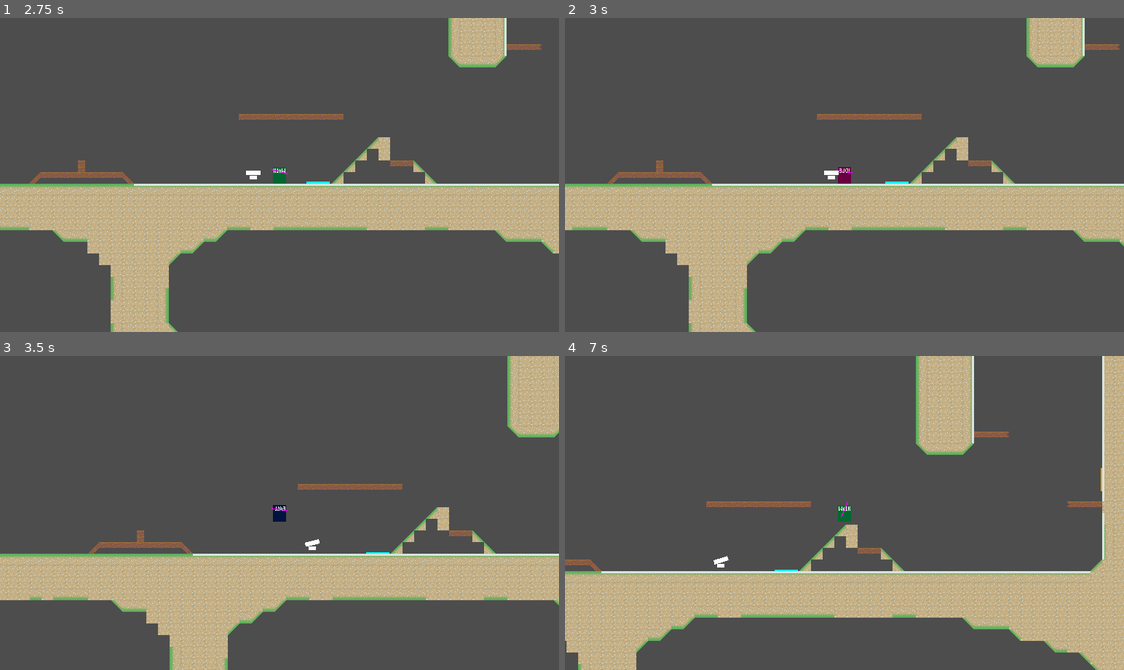
Above: before the commit, frames 1-4 (two rows, left to right).
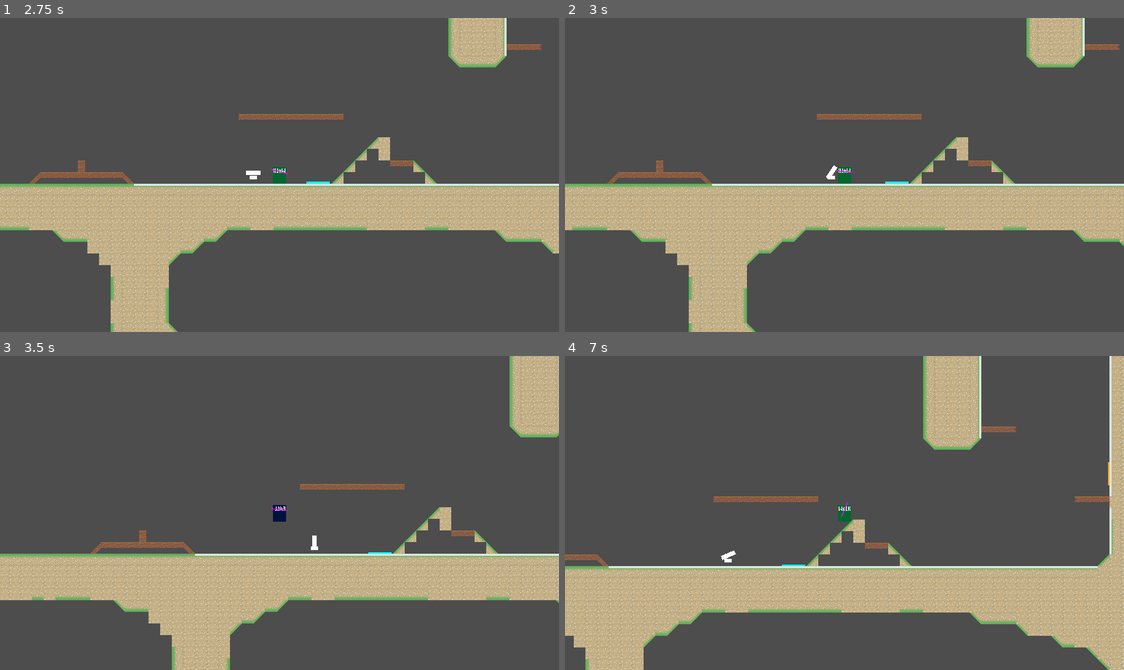
Above: after the commit, the same moments.

Repository: haruo-gabriel/portal2d
Game: Godot game, scene res://levels/level_1/level_scene.tscn
Two runs of this game, one before a commit and one after it. Both use one fixed random seed, a clock stepped at 60 frames per second and the inputs below.
Inputs (mouse positions are in pixels of both pictures, inside the frame that each line leads up to):
- Up to frame 1 (2.75 s): tap Enter at 0.5 s; move the mouse to (251, 237) at 0.52 s; hold Shift (crouch) 0.53-1.28 s; hold D (move_right) 0.53-2.03 s; tap Space (jump) at 0.77, 1.52 s; move the mouse to (447, 222) at 1.27 s; click (447, 222) at 1.35 s; move the mouse to (111, 127) at 2.02 s; hold A (move_left) from 2.03 s (still down); right-click (111, 127) at 2.1 s
- Up to frame 2 (3 s): keep holding A (move_left); move the mouse to (872, 175) at 2.77 s; tap Shift (crouch) at 2.85 s
- Up to frame 3 (3.5 s): keep holding A (move_left); tap Space (jump) at 3.02 s
- Up to frame 4 (7 s): move the mouse to (760, 434) at 3.52 s; click (760, 434) at 3.6 s; tap Space (jump) at 3.77, 4.52, 6.02, 6.77 s; move the mouse to (967, 497) at 4.27 s; release A (move_left) at 4.28 s; hold D (move_right) from 4.28 s (still down); right-click (967, 497) at 4.35 s; move the mouse to (732, 528) at 5.02 s; hold Shift (crouch) 5.03-5.78 s; move the mouse to (900, 443) at 5.77 s; click (900, 443) at 5.85 s; move the mouse to (816, 575) at 6.52 s; right-click (816, 575) at 6.6 s

Frame 1 is identical in both runs. In frame 2, 0.2% of the frame differs, in the area x 46-52%, y 46-53%; in frame 3, 10%; in frame 4, 18%, in the area x 0-100%, y 0-100%.

Commit message:
Adding the searching state

Diff:
--- a/godot project/characters/turret/scripts/states/active.gd
+++ b/godot project/characters/turret/scripts/states/active.gd
@@ -2,7 +2,7 @@
 class_name TurretActive
 extends TurretState
 
-const last_seen_time: int = 100
+const last_seen_time: int = 40
 
 var open_cooldown: int
 var last_seen: int
@@ -27,7 +27,7 @@
 			last_seen -= 1
 			return
 
-		transitioned.emit(self, "Idle")
+		transitioned.emit(self, "Searching")
 		return
 
 	if not open_cooldown and last_seen:
--- a/godot project/characters/turret/scripts/states/searching.gd
+++ b/godot project/characters/turret/scripts/states/searching.gd
@@ -2,8 +2,33 @@
 class_name TurretSearching
 extends TurretState
 
-func on_enter() -> void:
-	pass
+const search_time: int = 180
 
-func update(_delta: float) -> void:
-	pass
+var t: float
+var direction: float
+var life_time: int
+
+func enter() -> void:
+
+	life_time = search_time
+
+	t = angle_to_player - turret.minimum_angle
+	direction = 1 if randf() > .5 else -1
+
+func get_angle() -> float:
+
+	var diff: float = turret.maximum_angle - turret.minimum_angle
+
+	return turret.minimum_angle + (sin(direction * t / 20.0) + 1) / 2 * diff
+
+func physics_update(_delta: float) -> void:
+
+	if life_time > 0:
+		life_time -= 1
+	else:
+		transitioned.emit(self, "Idle")
+		return
+
+	turret.angle = get_angle()
+
+	t += 1
